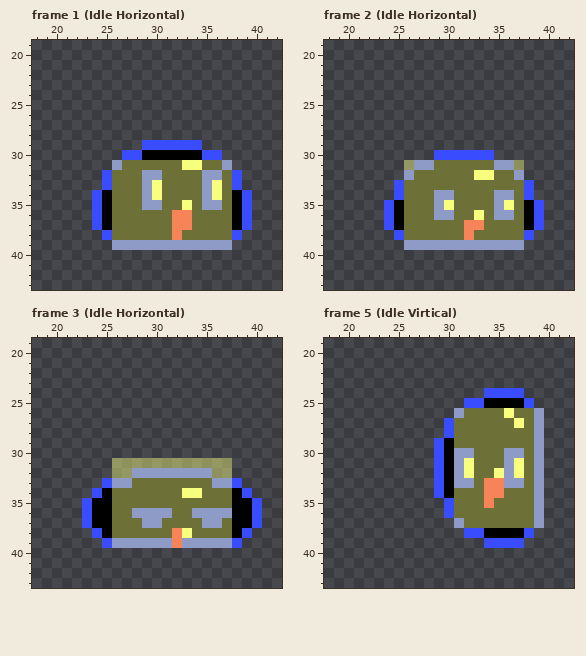
File history of a pixel-art file, GraphicAsset/Character/Pirdy/#Pirdy_MotionCompilation.ase. That is the earlier state.
64x64 pixels, 244 frames. Shown: frame 1 (Idle Horizontal): x 18..42, y 19..43; frame 2 (Idle Horizontal): x 18..42, y 19..43; frame 3 (Idle Horizontal): x 18..42, y 19..43; frame 5 (Idle Virtical): x 18..42, y 19..43. The commit also changed other frames, which this record leaves out.
Now the later version:
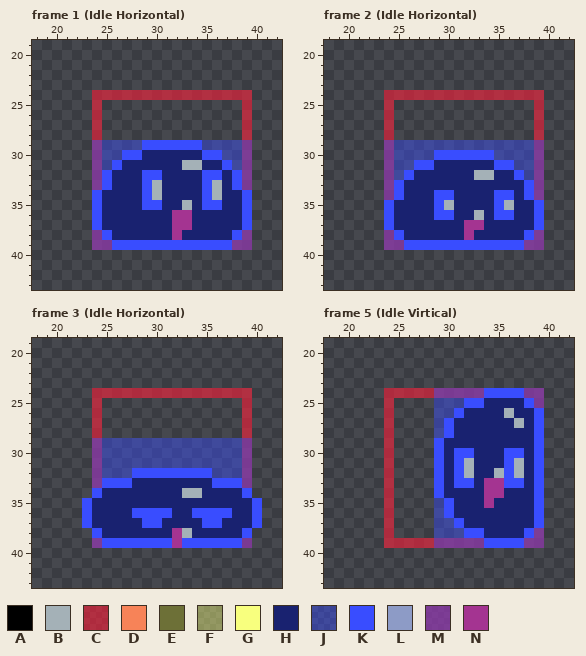
Palette (. is transparent): A #000000  B #a4b1b7  C #f7213b9c  D #f78358  E #6d7037  F #f8ff7e70  G #f8ff7e  H #192270  J #394dff70  K #394dff  L #8d9bc6  M #8c3aa9c7  N #a43491
Edits made:
layer "Layer 1" now shown
layer "SolidColision" opacity 44% added
layer "Layer 2" removed
Changed rows in their new state; - is an unchanged pixel.
Frame 1 (Idle Horizontal), layers "SolidColision", "Layer 1":
first column x 24:
24 CCCCCCCCCCCCCCCC
25 C--------------C
26 C--------------C
27 C--------------C
28 C--------------C
29 MJJJJ------JJJJM
30 MJJ--HHHHHH--JJM
31 MJKHHHHHHBBHHKJM
32 M-HHHKKHHHHKKH-M
33 M-HHHKBHHHHKBH-M
34 -HHHHKBHHHHKBHH-
35 -HHHHKKHHBHKKHH-
36 -HHHHHHHNNHHHHH-
37 -HHHHHHHNNHHHHH-
38 M-HHHHHHNHHHHH-M
39 MMKKKKKKKKKKKKMM
Frame 2 (Idle Horizontal), layers "SolidColision", "Layer 1":
first column x 24:
24 CCCCCCCCCCCCCCCC
25 C--------------C
26 C--------------C
27 C--------------C
28 C--------------C
29 MJJJJJJJJJJJJJJM
30 MJJJJ------JJJJM
31 MJJKKHHHHHHKKJJM
32 MJKHHHHHHBBHHKJM
33 M-HHHHHHHHHHHH-M
34 M-HHHKKHHHHKKH-M
35 -HHHHKBHHHHKBHH-
36 -HHHHKKHHBHKKHH-
37 -HHHHHHHNNHHHHH-
38 M-HHHHHHNHHHHH-M
39 MMKKKKKKKKKKKKMM
Frame 3 (Idle Horizontal), layers "SolidColision", "Layer 1":
first column x 24:
24 CCCCCCCCCCCCCCCC
25 C--------------C
26 C--------------C
27 C--------------C
28 C--------------C
29 MJJJJJJJJJJJJJJM
30 MJJJJJJJJJJJJJJM
31 MJJJJJJJJJJJJJJM
32 MJJJKKKKKKKKJJJM
33 M-KKHHHHHHHHKK-M
34 -HHHHHHHHBBHHHH-
35 HHHHHHHHHHHHHHHH
36 HHHHKKKKHHKKKKHH
37 HHHHHKKHHHHKKHHH
38 -HHHHHHHNBHHHHH-
39 M-KKKKKKNKKKKK-M
Frame 5 (Idle Virtical), layers "SolidColision", "Layer 1":
first column x 24:
24 CCCCCMMMMM----MM
25 C----JJJ--HHHH-M
26 C----JJKHHHHBHHK
27 C----J-HHHHHHBHK
28 C----J-HHHHHHHHK
29 C-----HHHHHHHHHK
30 C-----HKKHHHKKHK
31 C-----HKBHHHKBHK
32 C-----HKBHHBKBHK
33 C-----HKKHNNKKHK
34 C-----HHHHNNHHHK
35 C----J-HHHNHHHHK
36 C----J-HHHHHHHHK
37 C----JJKHHHHHHHK
38 C----JJJ--HHHH-M
39 CCCCCMMMMM----MM
